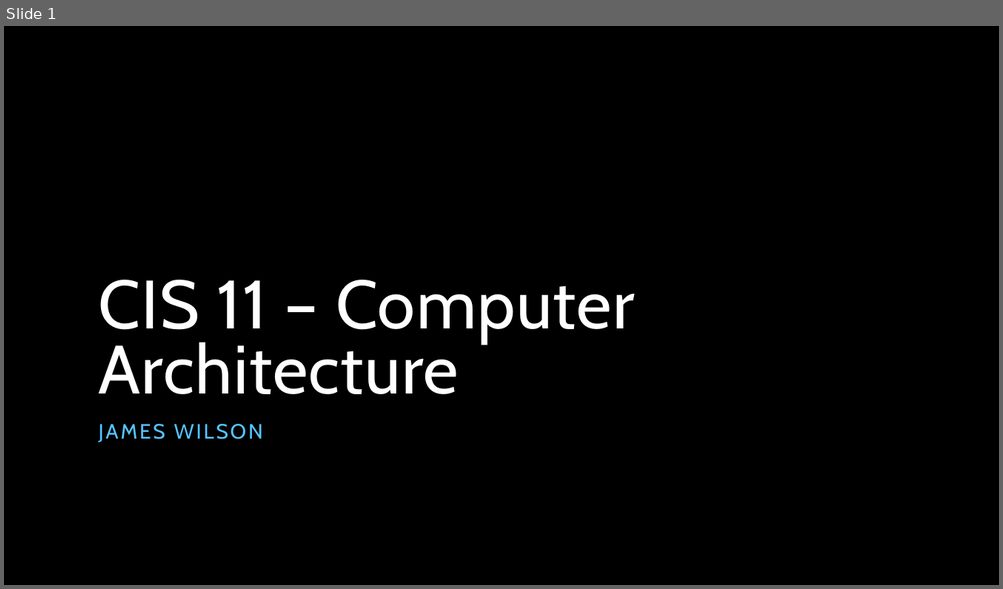
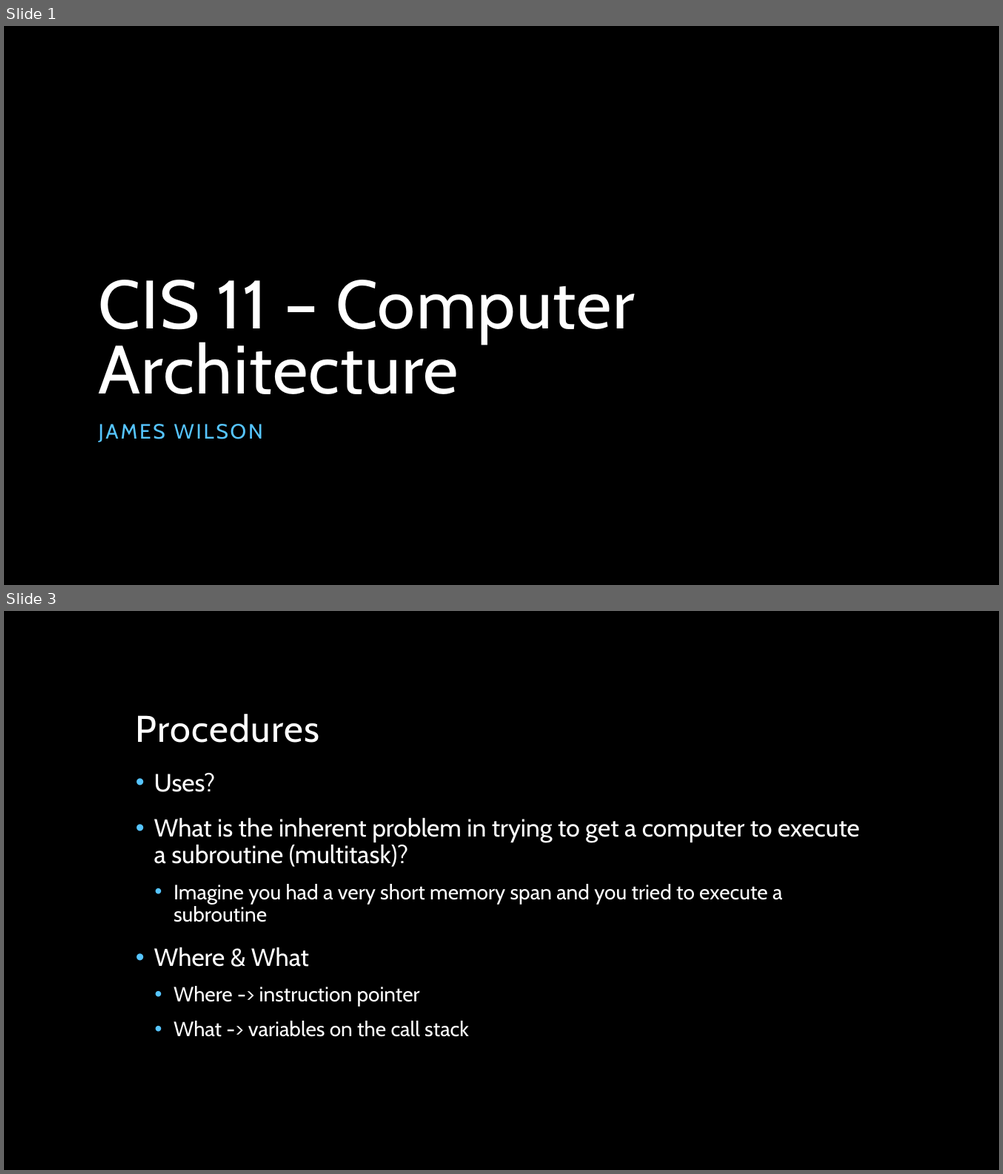
Before and after one commit to jameswilson281/CIS---11-Assembly-Programming, a slide deck: Week 6/06 - Procedures.pptx. Shown one above the other, each under a label of ours: slide 1 before the commit, slides 1 and 3 after it; the slides between them are not shown. The pictures are 1003x589 and 1003x1174 pixels, drawn with LibreOffice and Linux fonts; fonts in the diff are those of the drawing; background and template pictures are left out. Boxes give left, top, right and bottom in pixels: in the first picture for what was removed or moved away, otherwise in the second. Text is boxed around its words. In the diff, an @@ line names an element or a change of style, - is before the commit and + after.

Commit message:
Lecture 6

```diff
--- a/Week 6/06 - Procedures.pptx
+++ b/Week 6/06 - Procedures.pptx
@@ slide 3 added at box(4, 611, 999, 1170), background picture (left out) @@
@@ title added at box(136, 714, 320, 743), 36 pt, text #FFFFFF @@
+Procedures
@@ text added at box(154, 772, 859, 1037), 20 pt, text #FFFFFF @@
+• Uses?
+• What is the inherent problem in trying to get a computer to execute a subroutine (multitask)?
+  • Imagine you had a very short memory span and you tried to execute a subroutine
+• Where & What
+  • Where -> instruction pointer
+  • What -> variables on the call stack
```
Also in this commit, not shown: 3 other slides added.
